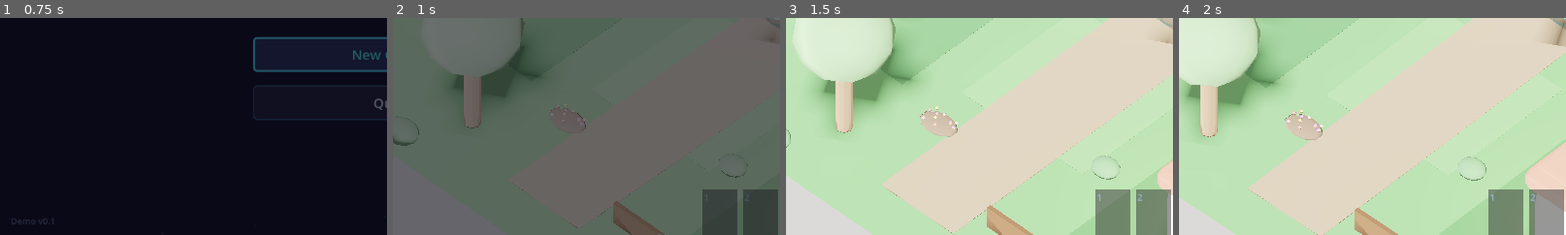
Above: before the commit, frames 1-4 (left to right).
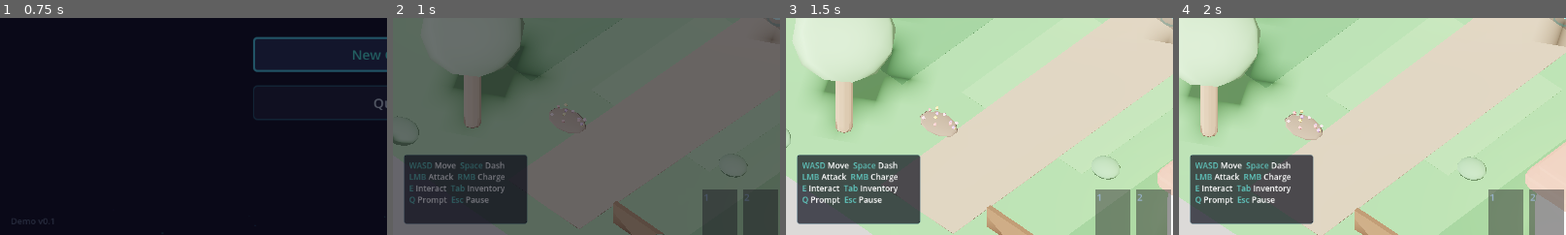
Above: after the commit, the same moments.

Repository: hwashburn1011/enth-iteration
Game: Godot game, scene res://scenes/main/MainMenu.tscn
Same seed, same stepped clock (60 frames per second), same inputs: the game is played once before the commit and once after it.
Inputs (mouse positions are % of the whole screen's width and height, from its top left):
- Up to frame 1 (0.75 s): click "New Game" at 0.5 s
- Up to frame 2 (1 s): no input
- Up to frame 3 (1.5 s): tap Enter at 1.25 s; move the mouse to (72, 45) at 1.27 s; hold D (move_right) from 1.28 s (still down); tap 1 (ability_1) at 1.35 s; click (72, 45) at 1.42 s
- Up to frame 4 (2 s): keep holding D (move_right)
The pictures show only the part of the screen within x 0-50%, y 50-100%; the shares and areas given below are measured in that part.

Frame 1 is identical in both runs. In frame 2, 9.8% of the frame differs, in the area x 2-35%, y 62-96%; in frame 3, 10%; in frame 4, 10%.

Commit message:
visual+UX: control hints, glowing mushroom clusters
HUD control hints: semi-transparent panel in bottom-left shows all
keyboard controls (WASD, Space, LMB, RMB, E, Tab, Q, Esc) with
cyan accent colors. Auto-fades after 20 seconds. Helps new players.

Glowing mushroom cluster: new Blender model — 4 purple bioluminescent
mushrooms with ground glow spot. Placed in corridor, story, and loot
rooms for organic variety in the tech dungeon.

Total Blender models: 35

Co-Authored-By: Claude Opus 4.6 (1M context) <noreply@anthropic.com>

Diff:
--- a/scenes/dungeon/rooms/room_base.gd
+++ b/scenes/dungeon/rooms/room_base.gd
@@ -382,6 +382,20 @@
 			geom.add_child(terminal)
 			terminal.position = Vector3(randf_range(-2, 2), 0, randf_range(-half_z * 0.3, half_z * 0.3))
 
+	# Glowing mushroom clusters (corridors and story rooms)
+	var mushroom_scene: PackedScene = load("res://assets/models/props/mushroom_cluster.glb") as PackedScene
+	if mushroom_scene and room_type in ["corridor", "story", "loot"]:
+		for _i: int in randi_range(1, 2):
+			var mushroom: Node3D = mushroom_scene.instantiate() as Node3D
+			mushroom.scale = Vector3(randf_range(1.0, 2.0), randf_range(1.0, 2.0), randf_range(1.0, 2.0))
+			mushroom.rotation.y = randf() * TAU
+			geom.add_child(mushroom)
+			mushroom.position = Vector3(
+				randf_range(-half_x * 0.8, half_x * 0.8),
+				0,
+				randf_range(-half_z * 0.8, half_z * 0.8)
+			)
+
 	# Energy crystal decorations (scattered in some rooms)
 	var crystal_scene: PackedScene = load("res://assets/models/props/energy_crystal.glb") as PackedScene
 	if crystal_scene and room_type in ["combat", "corridor"]:
--- a/scripts/ui/hud.gd
+++ b/scripts/ui/hud.gd
@@ -30,6 +30,7 @@
 	EventBus.dialogue_started.connect(_on_dialogue_started)
 	EventBus.dialogue_ended.connect(_on_dialogue_ended)
 	_create_room_indicator()
+	_create_controls_hint()
 
 
 func _apply_sci_fi_theme() -> void:
@@ -115,6 +116,36 @@
 	_update_xp_display(player.level_component)
 
 
+func _create_controls_hint() -> void:
+	var hint: PanelContainer = PanelContainer.new()
+	hint.set_anchors_preset(Control.PRESET_BOTTOM_LEFT)
+	hint.offset_left = 16.0
+	hint.offset_top = -120.0
+	hint.offset_right = 200.0
+	hint.offset_bottom = -16.0
+	hint.mouse_filter = Control.MOUSE_FILTER_IGNORE
+	var style: StyleBoxFlat = StyleBoxFlat.new()
+	style.bg_color = Color(0.04, 0.05, 0.10, 0.7)
+	style.border_color = Color(0.12, 0.3, 0.4, 0.4)
+	style.set_border_width_all(1)
+	style.set_corner_radius_all(4)
+	style.set_content_margin_all(8)
+	hint.add_theme_stylebox_override(&"panel", style)
+	var label: RichTextLabel = RichTextLabel.new()
+	label.bbcode_enabled = true
+	label.fit_content = true
+	label.mouse_filter = Control.MOUSE_FILTER_IGNORE
+	label.text = "[color=#60C8C0]WASD[/color] Move  [color=#60C8C0]Space[/color] Dash\n[color=#60C8C0]LMB[/color] Attack  [color=#60C8C0]RMB[/color] Charge\n[color=#60C8C0]E[/color] Interact  [color=#60C8C0]Tab[/color] Inventory\n[color=#60C8C0]Q[/color] Prompt  [color=#60C8C0]Esc[/color] Pause"
+	label.add_theme_font_size_override(&"normal_font_size", 12)
+	hint.add_child(label)
+	_container.add_child(hint)
+	# Fade out after 20 seconds
+	var tween: Tween = hint.create_tween()
+	tween.tween_interval(20.0)
+	tween.tween_property(hint, "modulate:a", 0.0, 2.0)
+	tween.tween_callback(hint.queue_free)
+
+
 func _create_room_indicator() -> void:
 	_room_label = Label.new()
 	_room_label.text = ""
Binary file added: assets/models/props/mushroom_cluster.glb
